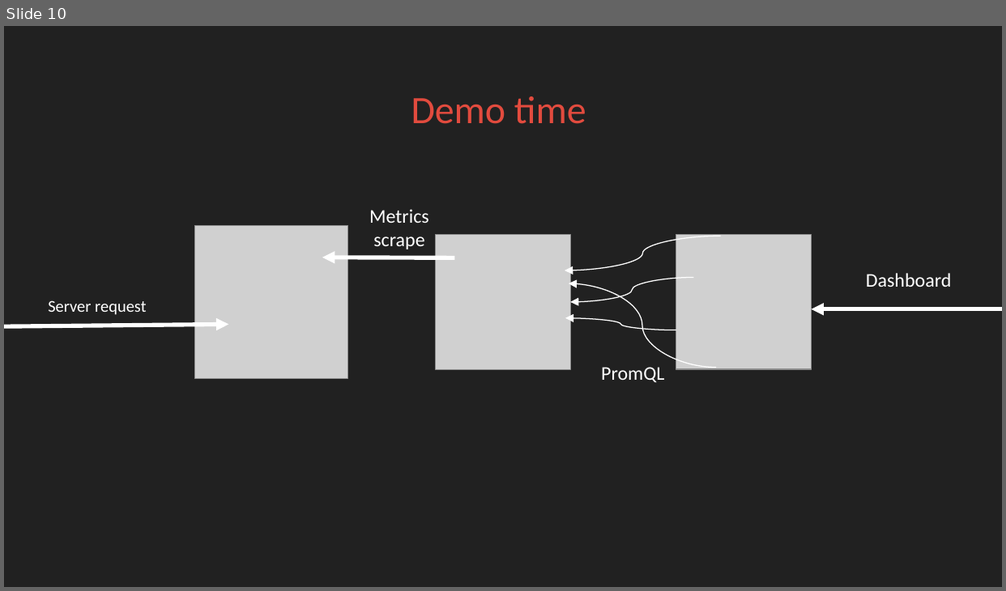
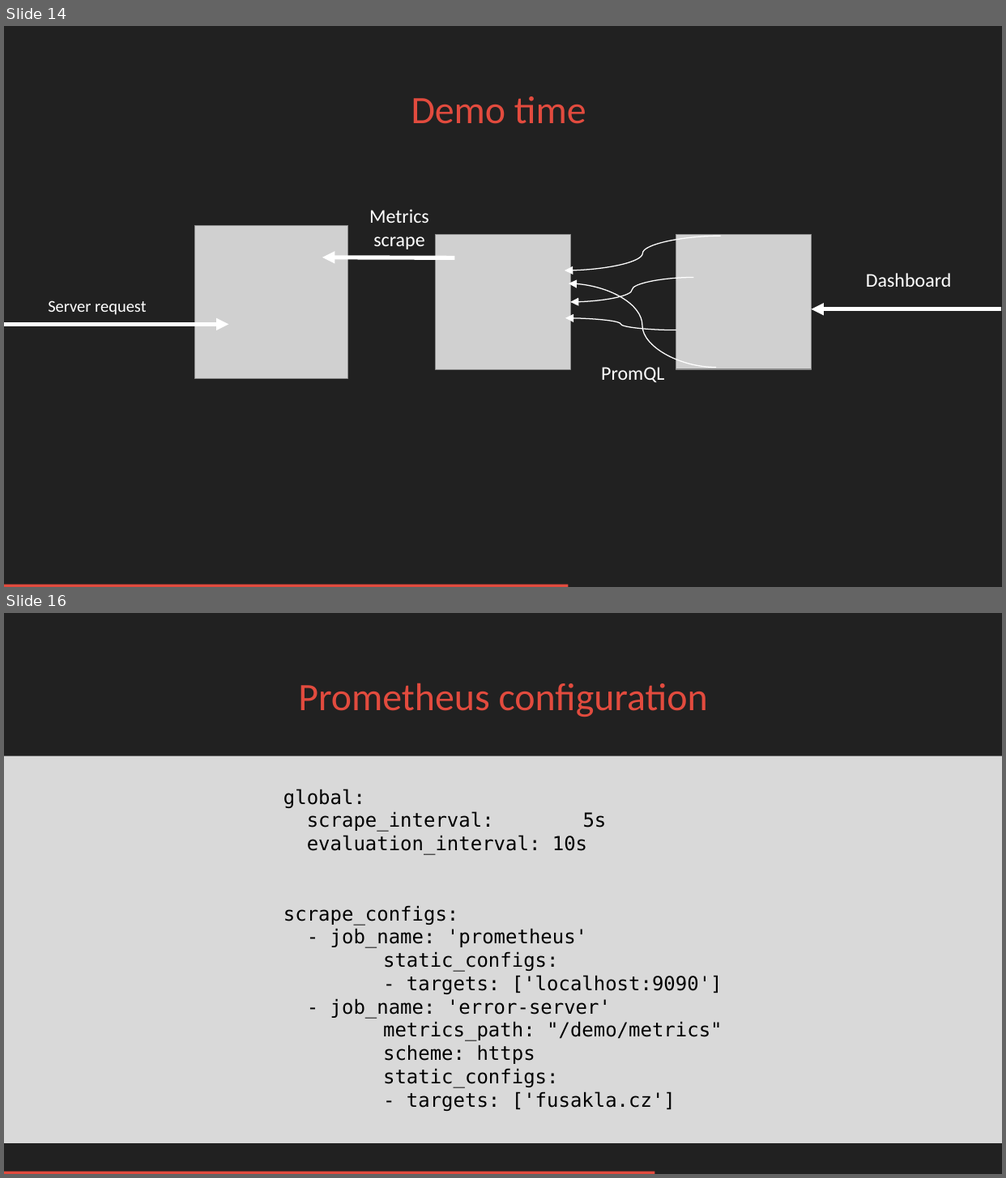
Before and after one commit to FUSAKLA/prometheus-demo, a slide deck: Prometheus-light-shadow-livers.pptx. Shown one above the other, each under a label of ours: slide 10 before the commit, slides 14 and 16 after it; the slides between them are not shown. The pictures are 1006x591 and 1006x1178 pixels, drawn with LibreOffice and Linux fonts; fonts in the diff are those of the drawing; grey boxes stand for pictures; background and template pictures are left out. Boxes give left, top, right and bottom in pixels: in the first picture for what was removed or moved away, otherwise in the second. Text is boxed around its words. In the diff, an @@ line names an element or a change of style, - is before the commit and + after.

```diff
--- a/Prometheus-light-shadow-livers.pptx
+++ b/Prometheus-light-shadow-livers.pptx
@@ slide 16 added at (4,613,1002,1174), background #212121 @@
@@ title added at (298,683,708,717), 28 pt, text #E24B3E @@
+Prometheus configuration
@@ rectangle added at (4,756,1002,1143), fill #D9D9D9, 14 pt, text #000000 @@
+global:
+scrape_interval: 5s
+evaluation_interval: 10s
+scrape_configs:
+- job_name: 'prometheus'
+static_configs:
+- targets: ['localhost:9090']
+- job_name: 'error-server'
+metrics_path: "/demo/metrics"
+scheme: https
+static_configs:
+- targets: ['fusakla.cz']
@@ rectangle added at (4,1172,654,1174), fill #E24B3E @@
@@ what was slide 10 is now slide 14 @@
@@ slide 14 changed as well @@
@@ arrow moved from (4, 327) - (228, 324) to (4, 324) - (228, 324) @@
@@ rectangle added at (4,585,568,587), fill #E24B3E @@
```
Also in this commit, not shown: 15 other slides changed, 6 other slides added, 2 slides removed, 1 other file.
